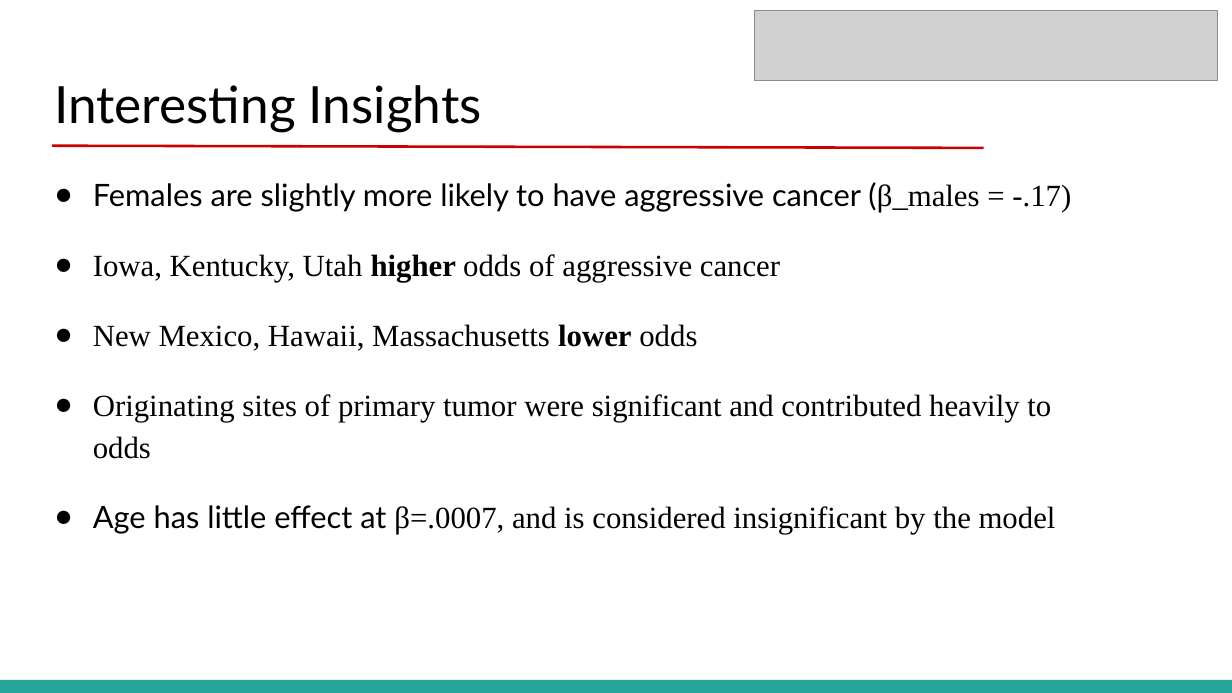
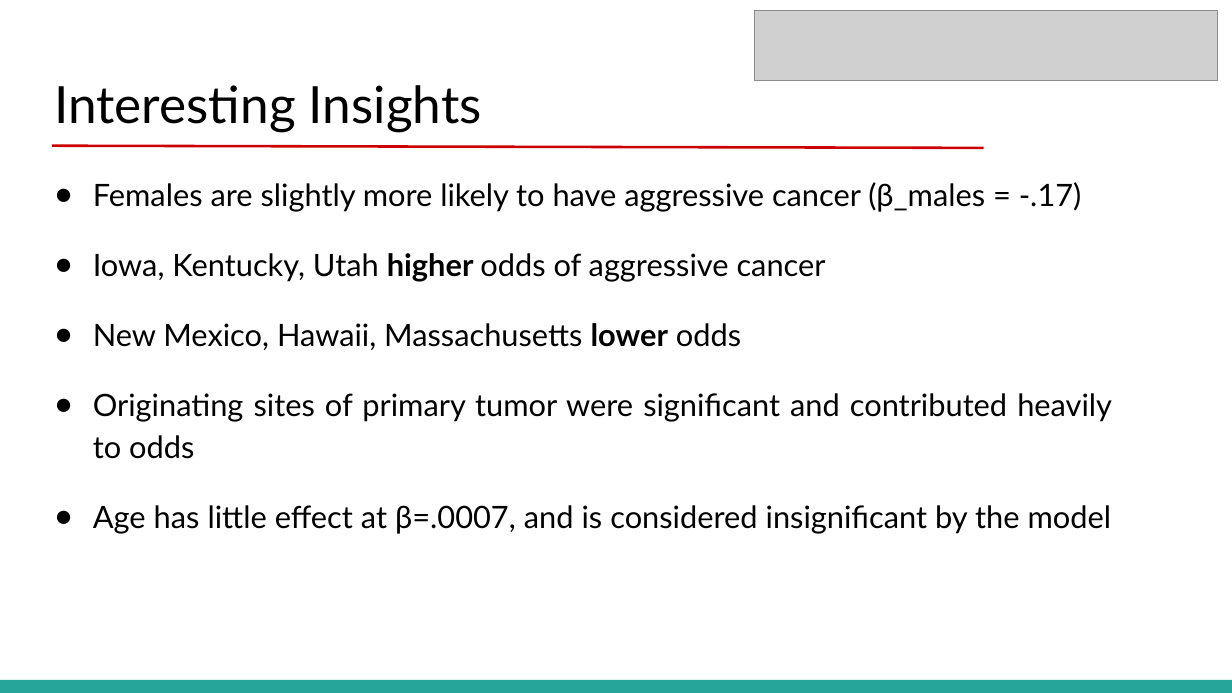
Before and after one commit to ludmila77/Team1-MIS536, a slide deck: slide 12 of reports/Final Presentation.pptx (slide 11 before the commit). Drawn at 1232x693 pixels with LibreOffice and Linux fonts; fonts in the diff are those of the drawing; grey boxes stand for pictures. Boxes give left, top, right and bottom in pixels: in the first picture for what was removed or moved away, otherwise in the second. Text is boxed around its words. In the diff, an @@ line names an element or a change of style, - is before the commit and + after.

```diff
--- a/reports/Final Presentation.pptx
+++ b/reports/Final Presentation.pptx
@@ text "Females are slightly more likely ..." at (93,182,1112,534): font Times New Roman to Lato in "(β_males = -.17)", "Iowa, Kentucky, Utah higher odds of aggressive ...", "New Mexico, Hawaii, Massachusetts lower odds", "Originating sites of primary tumor were significant ..." and 1 more places; alignment left to justified; less space between paragraphs @@
```
Also in this commit, not shown: 10 other slides changed, 1 slide added.
